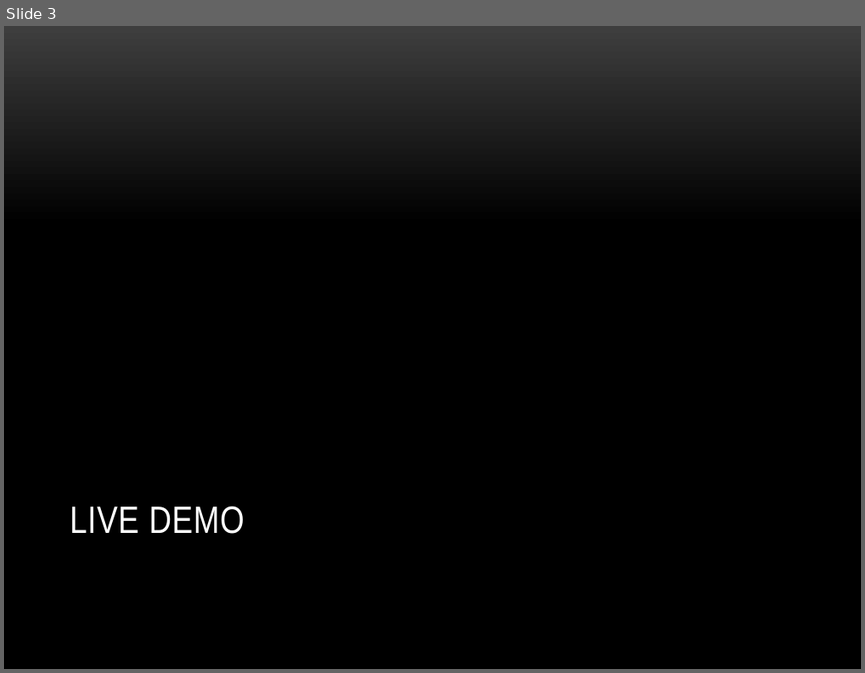
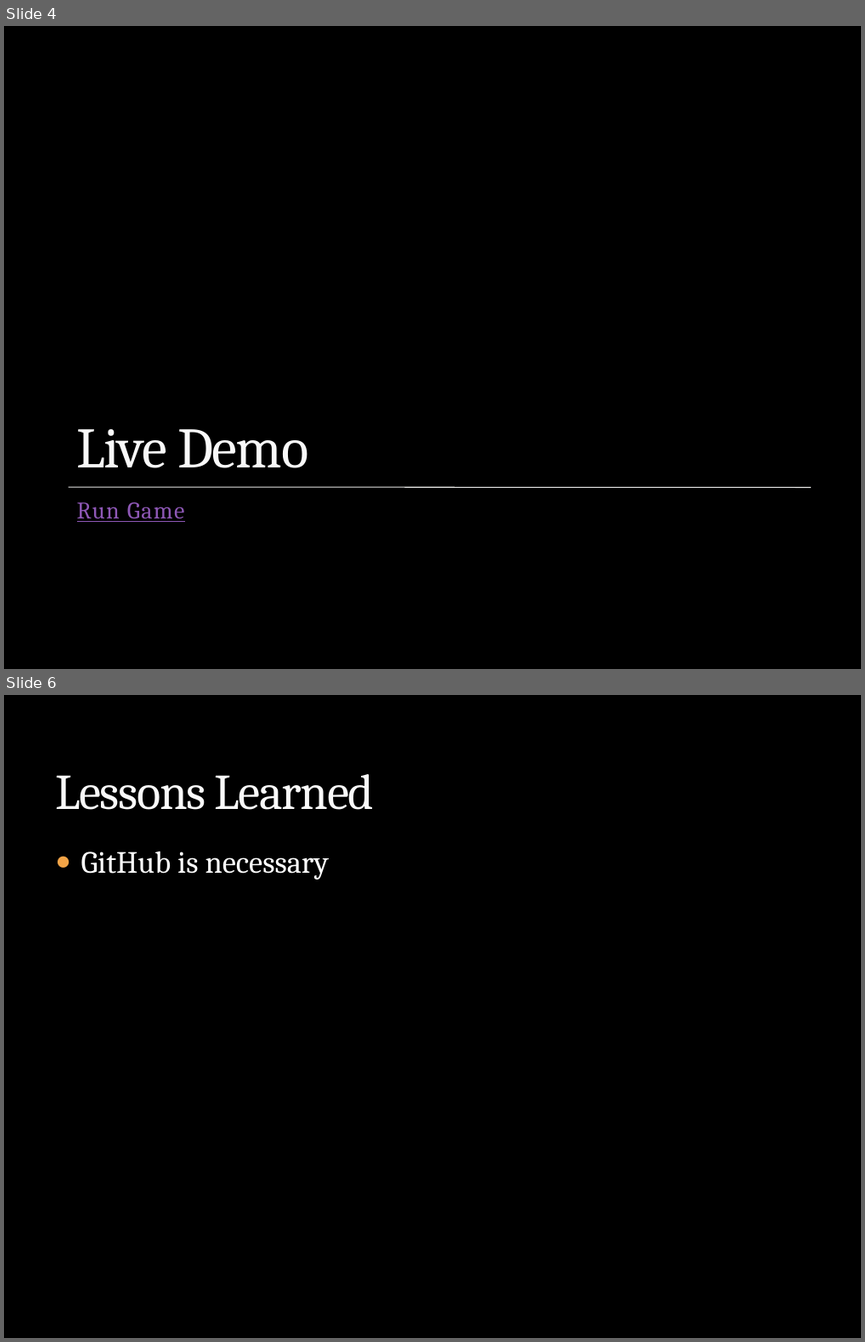
Before and after one commit to dwinings/Grow, a slide deck: CS325 Final Presentation Outline.pptx. Shown one above the other, each under a label of ours: slide 3 before the commit, slides 4 and 6 after it; the slides between them are not shown. The pictures are 865x673 and 865x1342 pixels, drawn with LibreOffice and Linux fonts; fonts in the diff are those of the drawing; background and template pictures are left out. Boxes give left, top, right and bottom in pixels: in the first picture for what was removed or moved away, otherwise in the second. Text is boxed around its words. In the diff, an @@ line names an element or a change of style, - is before the commit and + after.

```diff
--- a/CS325 Final Presentation Outline.pptx
+++ b/CS325 Final Presentation Outline.pptx
@@ slide 6 added at (4,695,861,1338), background picture (left out) @@
@@ title added at (55,774,374,810), 42 pt, text #F9F9F9 @@
+Lessons Learned
@@ text added at (81,851,329,879), 26 pt, text #FFFFFF @@
+● GitHub is necessary
@@ what was slide 3 is now slide 4 @@
@@ slide 4 changed as well @@
@@ background gradient #3F3F3F to #000000 to picture (left out) @@
@@ title "Live Demo" at (77,429,308,468): vertical alignment top to bottom @@
@@ title at (77,429,308,468): text changed; size 32 to 48 pt; font Arial Narrow to Cambria; text colour #FFFFFF to #F9F9F9 @@
-LIVE DEMO
+Live Demo
@@ line added from (69, 487) to (812, 487), #E9E9E8 0.75 pt @@
@@ text added at (77,502,185,522), 20 pt, text #8E58B6, underline @@
+Run Game
```
Also in this commit, not shown: 6 other slides added, 6 slides removed.
